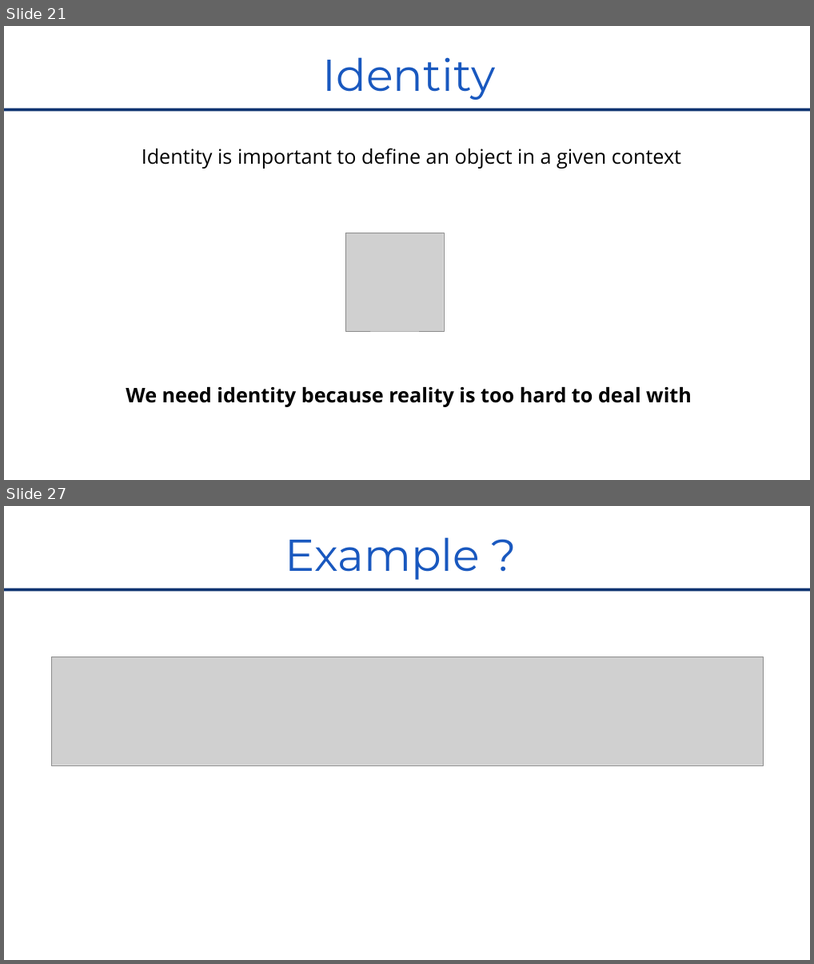
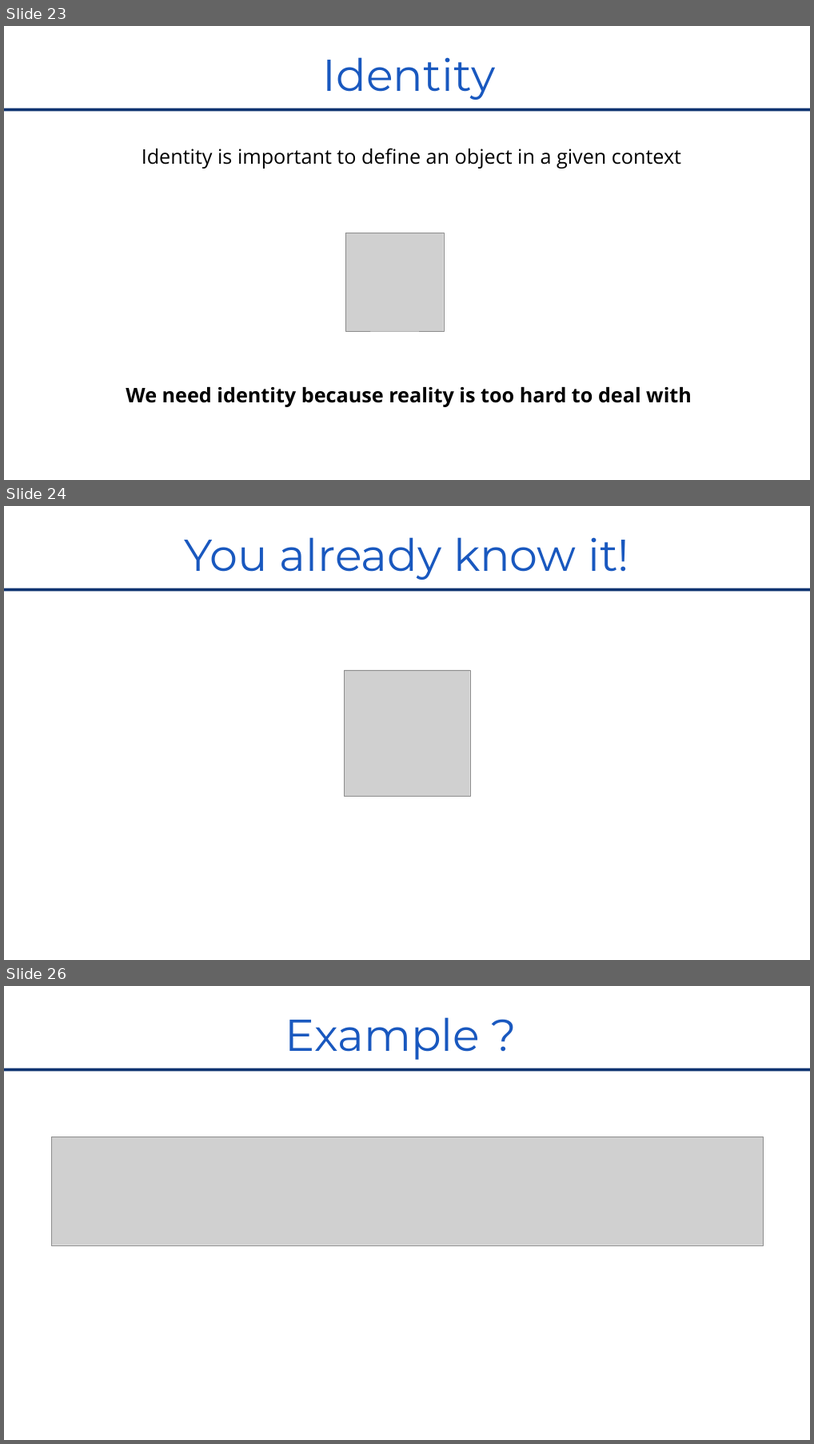
Before and after one commit to RomainTrm/CategoryTheoryYouAlreadyKnowIt, a slide deck: CategoryTheoryUniveristy_Devoxx_FR_2022.pptx. Shown one above the other, each under a label of ours: slides 21 and 27 before the commit, slides 23, 24 and 26 after it; the slides between them are not shown. The pictures are 814x964 and 814x1444 pixels, drawn with LibreOffice and Linux fonts; fonts in the diff are those of the drawing; grey boxes stand for pictures; background and template pictures are left out. Boxes give left, top, right and bottom in pixels: in the first picture for what was removed or moved away, otherwise in the second. Text is boxed around its words. In the diff, an @@ line names an element or a change of style, - is before the commit and + after.

```diff
--- a/CategoryTheoryUniveristy_Devoxx_FR_2022.pptx
+++ b/CategoryTheoryUniveristy_Devoxx_FR_2022.pptx
@@ slide 24 added at box(4, 506, 810, 960), background #FFFFFF; not listed: 1 template element that a slide beside it also shows @@
@@ title added at box(185, 537, 630, 580), 106 pt, text #1958BF @@
+You already know it!
@@ picture added at box(344, 670, 470, 796) @@
@@ what was slide 21 is now slide 23 @@
@@ what was slide 27 is now slide 26 @@
```
Also in this commit, not shown: 11 slides changed, 4 other slides added.
